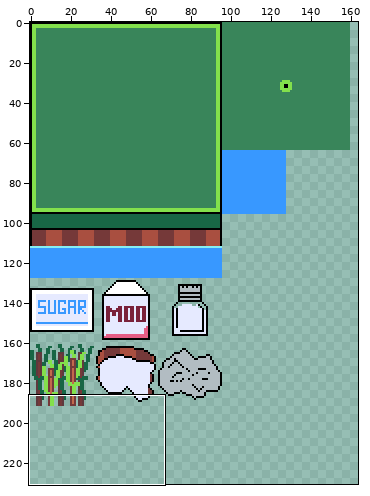
A pixel-art file gets an edit: Assets/_DevArtwork/Ground_Outside.aseprite. Above, an overview of the earlier version with the close-up marked.
Close-up. Old version:
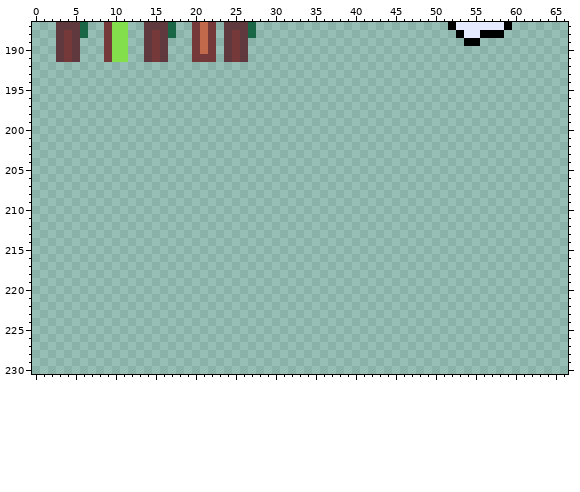
256x256 pixels, 1 frame. Shown: x 0..66, y 187..230. The wide view leaves out empty margins.
The result:
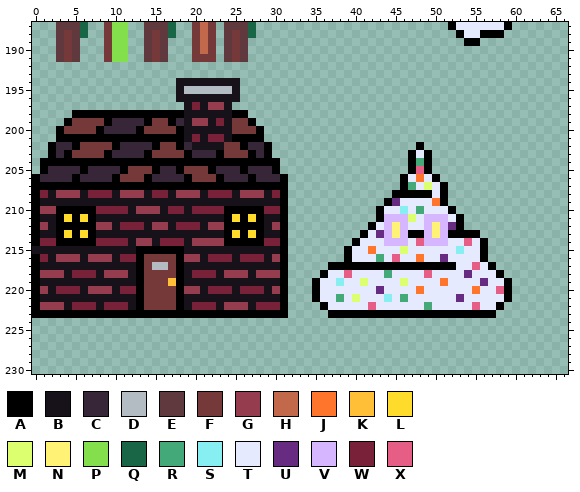
Palette (. is transparent): A #000000  B #17111a  C #372538  D #b2bcc2  E #5f393d  F #753939  G #953c4e  H #c2694c  J #ff752c  K #ffbf36  L #ffdc2c  M #dcff70  N #fff275  P #83e04c  Q #186645  R #44a978  S #87eef2  T #e6eaff  U #682b82  V #d5b6ff  W #7a213a  X #e65d85
Message: Outside More Or Less Complete
Edits made:
Changed rows in their new state; - is an unchanged pixel.
Layer "Layer 1":
first column x 0:
194 ------------------BBBBBBBB----------------------------------
195 ------------------BDDDDDDB----------------------------------
196 ------------------BBBBBBBB----------------------------------
197 -------------------BWBGGB-----------------------------------
198 -----AAAAAAAAAAAAAABBBBBBAA---------------------------------
199 ----AFFFFACCCCAFFACBGGBWBFFA--------------------------------
200 ---AFFFFACCCCAFFFFABBBBBBFFFA-------------------------------
201 ---AAAAAAAAAAAAAAAABWBWWBAAAA-------------------------------
202 --ACCAFFFFACCCCAFFACBBBBFFACCA------------------A-----------
203 --ACAFFFFACCCCAFFFFACCCAFFFACA-----------------ATA----------
204 -AAAAAAAAAAAAAAAAAAAAAAAAAAAAAA----------------ARA----------
205 -ACCCCACCCCAFFFACCAFFFACCCACCCA----------------AXA----------
206 ACCCCACCCCAFFFACCCCAFFFACCCACCCA--------------ATJTA---------
207 AAAAAAAAAAAAAAAAAAAAAAAAAAAAAAAA--------------ARTMTA--------
208 AWBGGGBWWWBGGGBWWBGGGBWWWBGGGBWA-------------AAAAATA--------
209 ABBBBBBBBBBBBBBBBBBBBBBBBBBBBBBA------------AUTTTTJA--------
210 AGGAAAAAWWWWBGGGBWWBWWWWAAAAAWWA-----------ATTSTRTTTA-------
211 ABBALALABBBBBBBBBBBBBBBBALALABBA-----------AVVVMTVVVTA------
212 AGBAAAAAGGBWWWBGGBWWWBGGAAAAABGA----------ATVNVTTVNVUA------
213 ABBALALABBBBBBBBBBBBBBBBALALABBA---------ATUVNVAAVNVAAAA----
214 AWWAAAAAWWWWBGGBWWWBGGGGAAAAAWWA--------ATTTVVVTXVVVTTXTA---
215 BBBBBBBBBBBBBAAAAAABBBBBBBBBBBBA-------ATTJTTTMTTTTTTSTTA---
216 AWBGGGBGGGBWWAFFFFAGGBWWWBWWWBGA-------ATTTRTXTTJTTUTTTTA---
217 ABBBBBBBBBBBBAFDDFABBBBBBBBBBBBA-----AAAAAAAAAAAAAAAATTXTA--
218 AGGGBWWWBGGGBAFFFFABWWWBGGGBGGGA----ATTXTTTTRTTTTXTTTTUTTTA-
219 ABBBBBBBBBBBBAFFFKABBBBBBBBBBBBA---ATTSTTMTTTTMTTTTJTTTTUTTA
220 AGBWWWBGGGBWWAFFFFAGGBWWWBWWWBGA---ATTTTTTTUTTTTJTTTTTTJTTXA
221 ABBBBBBBBBBBBAFFFFABBBBBBBBBBBBA---ATTRTMTTTSTRTTTTTTUTTTTTA
222 AGGGBWWWBWWWBAFFFFABWWWBGGGBWWWA----ATTTTTXTTTTTTRTTTTTXTTA-
223 AAAAAAAAAAAAAAAAAAAAAAAAAAAAAAAA-----AAAAAAAAAAAAAAAAAAAAA--
Where, in picture pixels (left, top, right, bottom), the same in both close-ups:
added: (32, 78, 512, 318)
